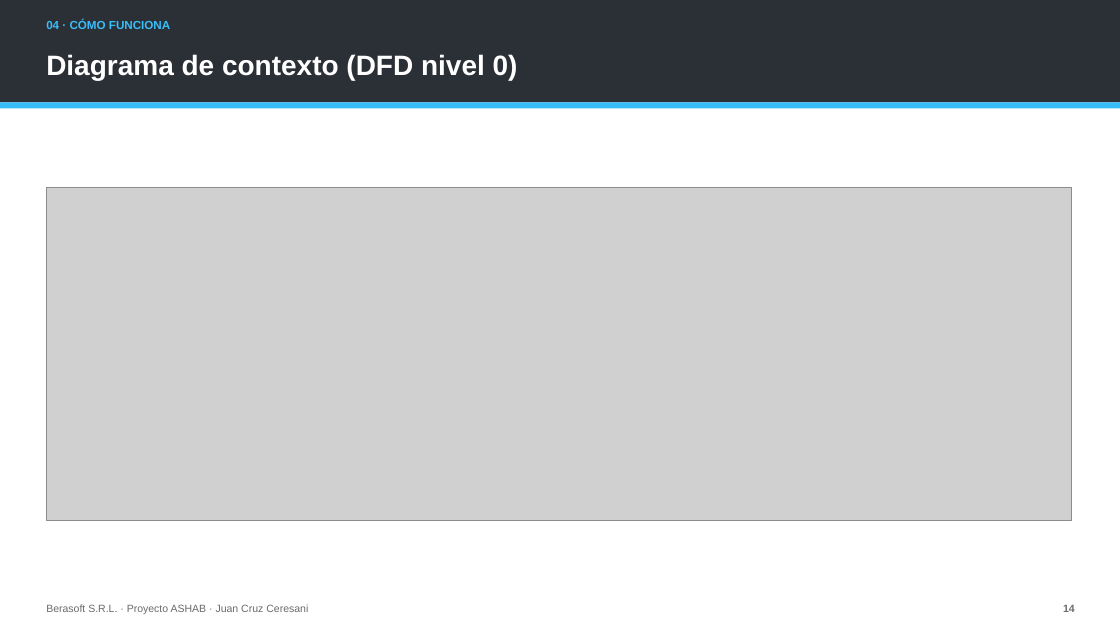
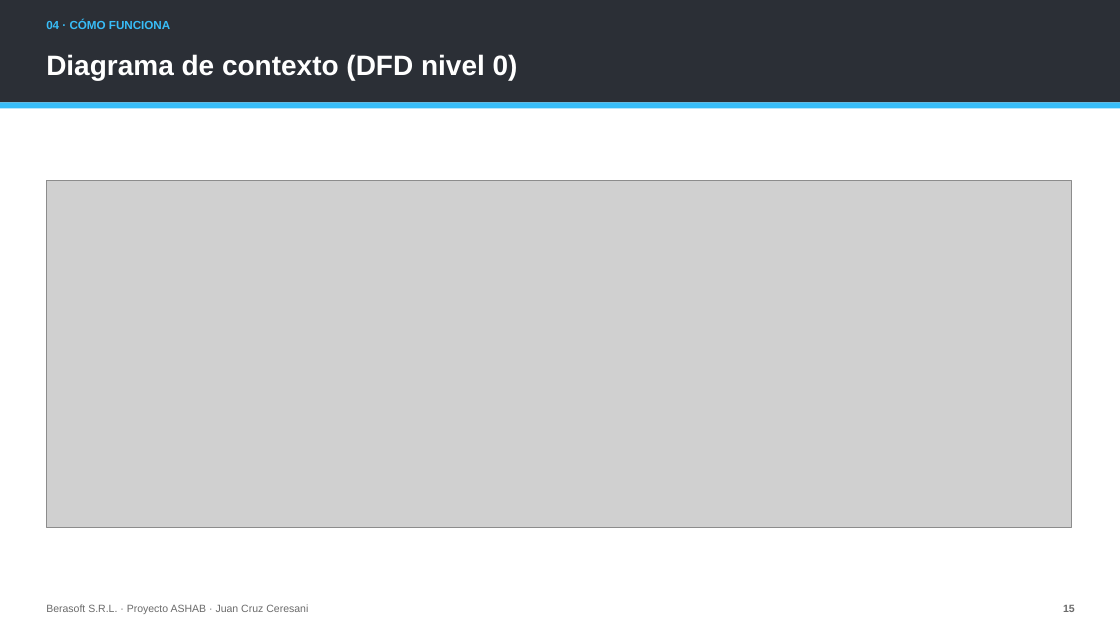
Before and after one commit to Gambeta-latorre/proyecto-consultora, a slide deck: slide 15 of 06_Documentos/Presentacion_ASHAB_Berasoft.pptx (slide 14 before the commit). Drawn at 1120x630 pixels with LibreOffice and Linux fonts; fonts in the diff are those of the drawing; grey boxes stand for pictures. Boxes give left, top, right and bottom in pixels: in the first picture for what was removed or moved away, otherwise in the second. Text is boxed around its words. In the diff, an @@ line names an element or a change of style, - is before the commit and + after.

```diff
--- a/06_Documentos/Presentacion_ASHAB_Berasoft.pptx
+++ b/06_Documentos/Presentacion_ASHAB_Berasoft.pptx
@@ picture: place and size @@
-picture at box(46, 187, 1071, 521)
+picture at box(46, 181, 1071, 528)
@@ text at box(1063, 605, 1075, 612): text changed @@
-14
+15
```
Also in this commit, not shown: 24 other slides changed, 2 slides added, 32 other files.
